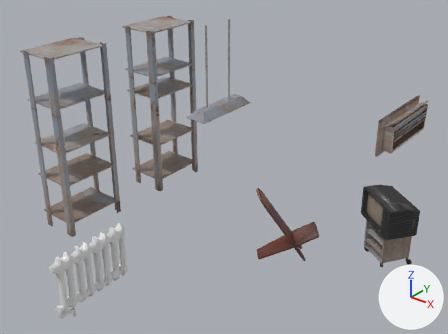
The FBX model Assets/Environment/Unique/Scene_A/SM_Scene_A_furniture00.fbx: old version first, new version second.
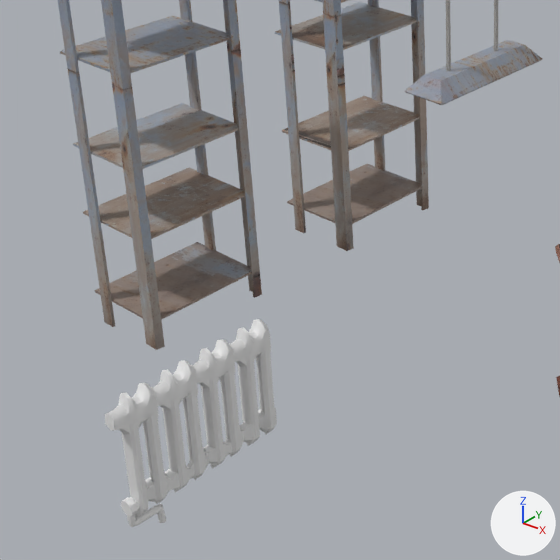
There are two pictures of each version: one whole from a 50 mm lens placed at (2.65, 42.73, -15.69), pointed at (-3.89, 50.91, -20.76), one close up on the part from 0% to 58% of the width and 23% to 100% of the height. The axes (+X, +Y, +Z) are drawn at lower right. The lights are the same throughout. Where no turn or scale is listed for an object, it has been applied to the vertices. Vertices at the same position are counted once.

Before the edit, the objects in view are built like this:
```python
me_cube_217 = bpy.data.meshes.new('Cube.217')
me_cube_217.from_pydata(...)  # 2162 vertices, 1924 faces; spans x -8.34..-0.64, y 47.74..54.01, z -23.11..-18.35
# faces by material slot: [12, 516, 52, 110, 1152, 82]
me_cube_217.materials.append(mat_concreteeclatax1)  # picture img_t_roughconcretemacro_1_png
me_cube_217.materials.append(mat_material_110)  # picture img_texturescom_doorsmetaldouble0287_s_jpg
me_cube_217.materials.append(mat_material_111)  # white #e7e7e7
me_cube_217.materials.append(mat_material_132)  # picture img_t_tv_00_png
me_cube_217.materials.append(mat_material_134)  # its picture is missing
me_cube_217.materials.append(mat_material_133)  # picture img_t_chaiseapalabre00_jpg
ob_sm_scene_a_furniture00 = bpy.data.objects.new('SM_Scene_A_furniture00', me_cube_217)
ob_sm_scene_a_furniture00.location = (0.0, 0.0, 0.0)
```
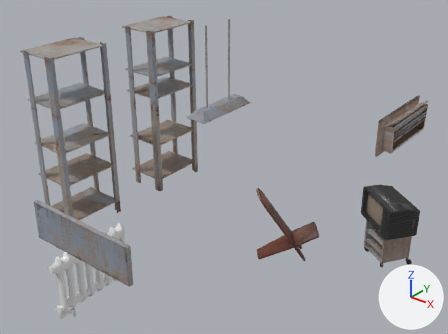
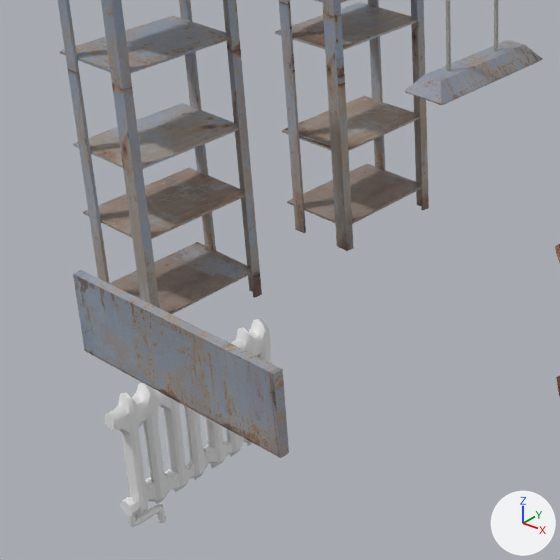
Boxes [x1, y1, x2, y2] around the edits, measured in the close-ups (560 x 560 px):
part 1 of me_cube_217, added
    after: [73, 270, 289, 458]

What changed in the scene script:
```text
Change me_cube_217:
    used by ob_sm_scene_a_furniture00; location = (0.0, 0.0, 0.0)
    remove me_cube_217.from_pydata(...)  # 2162 vertices, 1924 faces; spans x -8.34..-0.64, y 47.74..54.01, z -23.11..-18.35
    add me_cube_217.from_pydata(...)  # 2170 vertices, 1930 faces; spans x -8.34..-0.64, y 46.9..54.01, z -23.11..-18.35
    me_cube_217 part 1: a new loose piece, a box spanning x -3.996..-2.177, y 46.9..46.965, z -20.368..-19.8, in mat_material_110 (picture img_texturescom_doorsmetaldouble0287_s_jpg)
```
